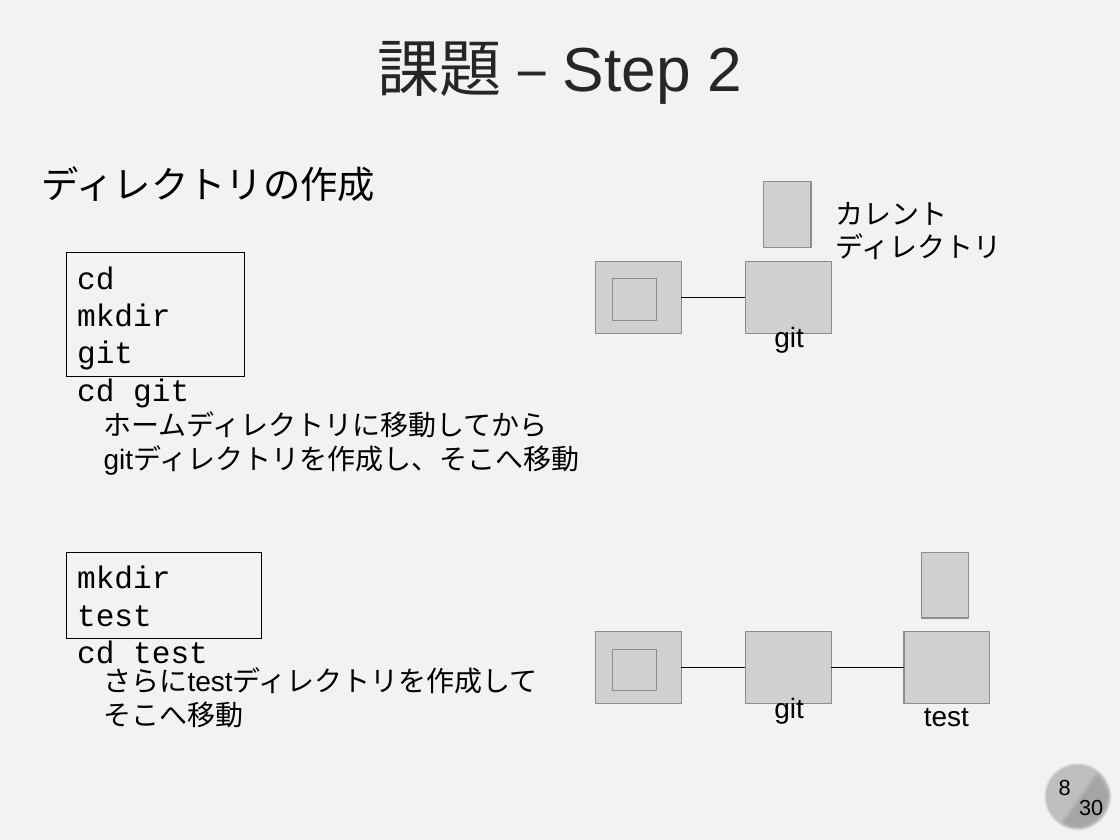
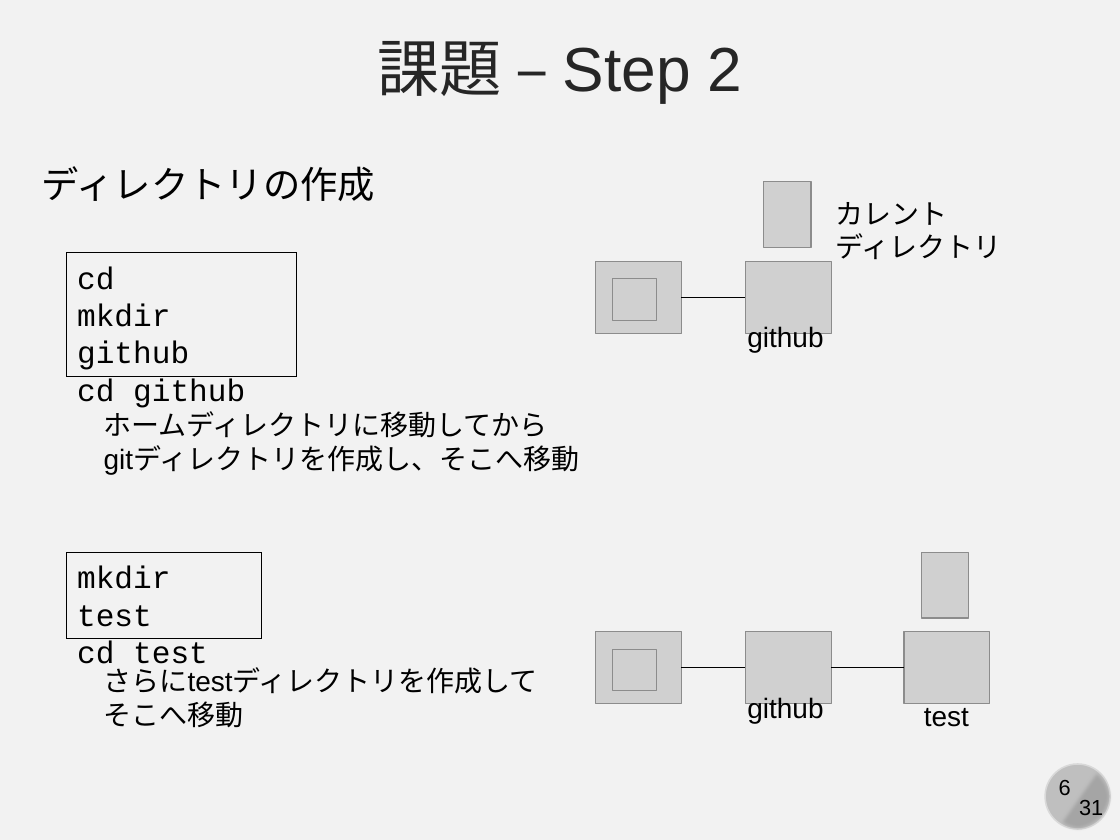
Before and after one commit to kaityo256/github, a slide deck: slide 6 of practice_basic/fig/slide.pptx (slide 8 before the commit). Drawn at 1120x840 pixels with LibreOffice and Linux fonts; fonts in the diff are those of the drawing; grey boxes stand for pictures. Boxes give left, top, right and bottom in pixels: in the first picture for what was removed or moved away, otherwise in the second. Text is boxed around its words. In the diff, an @@ line names an element or a change of style, - is before the commit and + after.

```diff
--- a/practice_basic/fig/slide.pptx
+++ b/practice_basic/fig/slide.pptx
@@ rectangle "cd": place and size @@
-rectangle "cd" at (66, 252, 244, 376)
+rectangle "cd" at (66, 252, 296, 376)
@@ text in rectangle at (77, 304, 245, 408): text changed @@
-mkdir git
-cd git
+mkdir github
+cd github
@@ text at (747, 326, 823, 352): text changed @@
-git
+github
@@ text at (747, 697, 823, 723): text changed @@
-git
+github
@@ page number at (1059, 780, 1071, 795): text changed @@
-8
+6
@@ text at (1079, 800, 1103, 820): text changed @@
-30
+31
```
Also in this commit, not shown: 29 other slides changed, 1 slide added.
